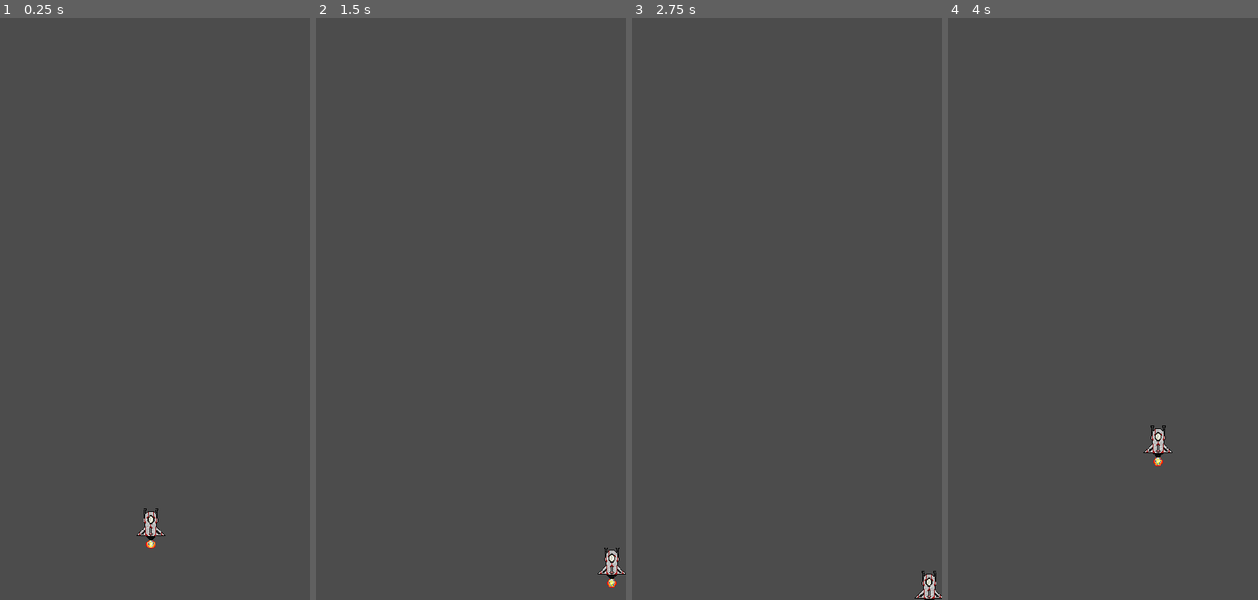
Above: before the commit, frames 1-4 (left to right).
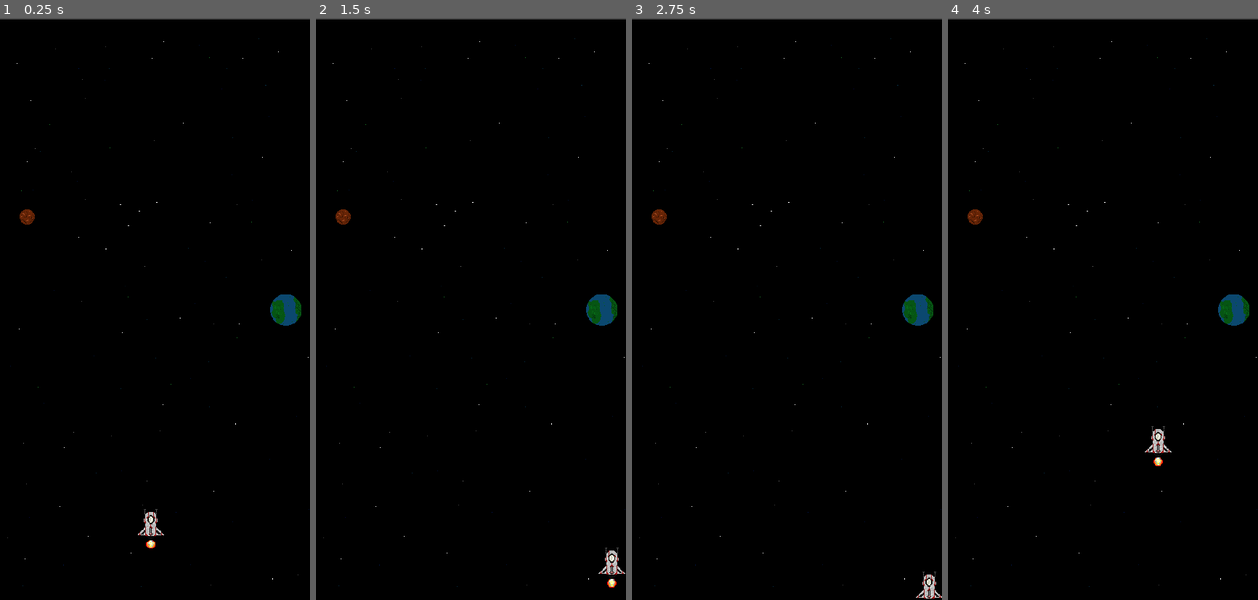
Above: after the commit, the same moments.

Repository: SageCreations/DefrainGodotRemake
Game: Godot game, scene res://TestLevel.tscn
Same seed, same stepped clock (60 frames per second), same inputs: the game is played once before the commit and once after it. The project has no main scene, so this scene is started directly.
Inputs (mouse positions are in pixels of both pictures, inside the frame that each line leads up to):
- Up to frame 1 (0.25 s): no input
- Up to frame 2 (1.5 s): tap Enter at 0.5 s; move the mouse to (539, 279) at 0.52 s; press the mouse at (539, 279) at 0.53 s; hold D (move_right) 0.53-1.28 s; move the mouse to (409, 338) at 1.27 s; release the mouse at (409, 338) at 1.28 s; hold S (move_down) from 1.28 s (still down); click (409, 338) at 1.35 s
- Up to frame 3 (2.75 s): tap Space at 2 s; move the mouse to (818, 180) at 2.02 s; release S (move_down) at 2.03 s; press the mouse at (818, 180) at 2.03 s; hold D (move_right) from 2.03 s (still down)
- Up to frame 4 (4 s): tap Enter at 2.75 s; move the mouse to (1087, 425) at 2.77 s; release D (move_right) at 2.78 s; release the mouse at (1087, 425) at 2.78 s; hold W (move_up) 2.78-3.53 s; click (1087, 425) at 2.85 s; move the mouse to (1196, 396) at 3.52 s; press the mouse at (1196, 396) at 3.53 s; hold A (move_left) from 3.53 s (still down)

The runs differ from the first frame. In frame 1, 99% of the frame differs, in the area x 0-100%, y 0-100%; in frame 2, 99%; in frame 3, 100%; in frame 4, 99%.

Commit message:
trying to set up GDNative and added some more assets

Diff:
--- /dev/null
+++ b/Objects/EnemyShips/scene_enemyShipRed.tscn
@@ -0,0 +1,54 @@
+[gd_scene load_steps=9 format=2]
+
+[ext_resource path="res://sprites/enemyShipRed/Enemy_Ship.png" type="Texture" id=1]
+[ext_resource path="res://sprites/enemyShipRed/enemyShip1_muzzle_0.png" type="Texture" id=2]
+[ext_resource path="res://sprites/enemyShipRed/enemyShip1_muzzle_1.png" type="Texture" id=3]
+[ext_resource path="res://sprites/enemyShipRed/enemyShip1_rocket_0.png" type="Texture" id=4]
+[ext_resource path="res://sprites/enemyShipRed/enemyShip1_rocket_1.png" type="Texture" id=5]
+[ext_resource path="res://scripts/scene_enemyShipRed.gdns" type="Script" id=6]
+
+[sub_resource type="SpriteFrames" id=1]
+animations = [ {
+"frames": [ ExtResource( 2 ), ExtResource( 3 ) ],
+"loop": true,
+"name": "default",
+"speed": 10.0
+} ]
+
+[sub_resource type="SpriteFrames" id=2]
+animations = [ {
+"frames": [ ExtResource( 4 ), ExtResource( 5 ) ],
+"loop": true,
+"name": "default",
+"speed": 30.0
+} ]
+
+[node name="Red-Enemy-Ship" type="Node"]
+script = ExtResource( 6 )
+
+[node name="Body-Sprite" type="Sprite" parent="."]
+texture = ExtResource( 1 )
+flip_v = true
+
+[node name="Muzzle" type="Node2D" parent="."]
+
+[node name="left-muzzle-anim" type="AnimatedSprite" parent="Muzzle"]
+position = Vector2( -25, 23 )
+frames = SubResource( 1 )
+frame = 1
+playing = true
+flip_v = true
+
+[node name="right-muzzle-anim" type="AnimatedSprite" parent="Muzzle"]
+position = Vector2( 25, 23 )
+frames = SubResource( 1 )
+playing = true
+flip_v = true
+
+[node name="Rocket" type="Node2D" parent="."]
+
+[node name="rocket-anim" type="AnimatedSprite" parent="Rocket"]
+position = Vector2( 0, -33 )
+frames = SubResource( 2 )
+playing = true
+flip_v = true
--- a/Objects/PlayerShips/FighterShip1.tscn
+++ b/Objects/PlayerShips/FighterShip1.tscn
@@ -49,6 +49,7 @@
 position = Vector2( 0, 31 )
 frames = SubResource( 2 )
 animation = "rocket"
+frame = 7
 playing = true
 
 [node name="muzzleAnimation" type="AnimatedSprite" parent="KinematicBody2D"]
--- a/TestLevel.tscn
+++ b/TestLevel.tscn
@@ -1,8 +1,13 @@
-[gd_scene load_steps=2 format=2]
+[gd_scene load_steps=3 format=2]
 
 [ext_resource path="res://Objects/PlayerShips/FighterShip1.tscn" type="PackedScene" id=1]
+[ext_resource path="res://sprites/Background.png" type="Texture" id=2]
 
 [node name="TestLevel" type="Node"]
 
+[node name="Sprite" type="Sprite" parent="."]
+position = Vector2( 249, 452 )
+texture = ExtResource( 2 )
+
 [node name="FighterShip1" parent="." instance=ExtResource( 1 )]
 position = Vector2( 233, 783 )
Binary file added: sprites/Background.png
Not shown, added: sprites/Background.png.import
Binary file added: sprites/Menu_Button.png
Not shown, added: sprites/Menu_Button.png.import
Binary file added: sprites/Particles.png
Not shown, added: sprites/Particles.png.import
Binary file added: sprites/Ship_Explosion.png
Not shown, added: sprites/Ship_Explosion.png.import
Binary file added: sprites/enemyShipRed/Enemy_Ship.png
Not shown, added: sprites/enemyShipRed/Enemy_Ship.png.import
Binary file added: sprites/enemyShipRed/enemyShip1_bullet_0.png
Not shown, added: sprites/enemyShipRed/enemyShip1_bullet_0.png.import
(and 12 more such lines)
